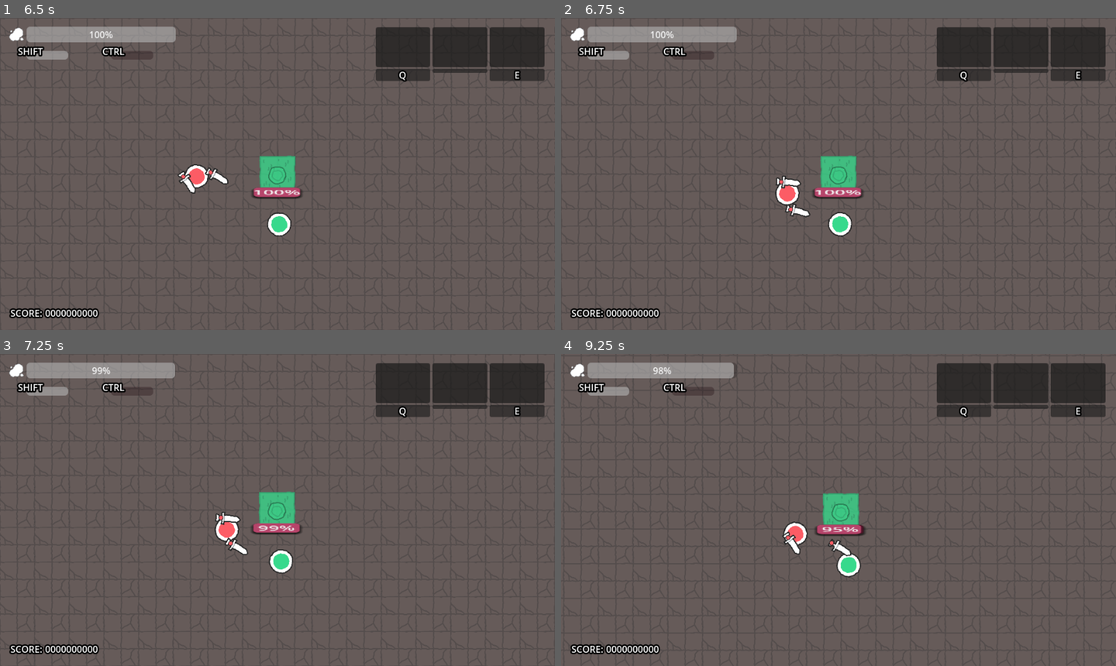
Above: before the commit, frames 1-4 (two rows, left to right).
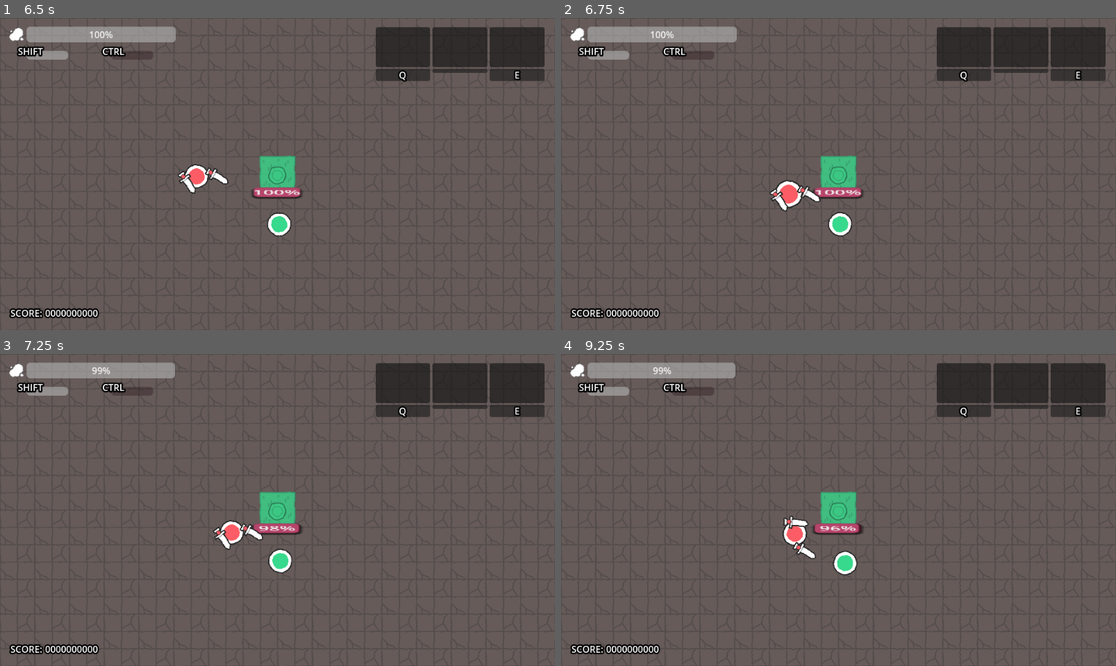
Above: after the commit, the same moments.

Repository: AndreeBurlamaqui/Gorgedot
Game: Godot game, scene res://Game/Scenes/family_defense.tscn
Two runs of this game, one before a commit and one after it. Both use one fixed random seed, a clock stepped at 60 frames per second and the inputs below.
Inputs (mouse positions are in pixels of both pictures, inside the frame that each line leads up to):
- Up to frame 1 (6.5 s): tap Enter at 0.5, 2, 3.5 s; move the mouse to (399, 158) at 0.52 s; tap Space at 1.25, 2.75, 4.25 s; move the mouse to (166, 189) at 1.27 s; move the mouse to (333, 105) at 2.02 s; move the mouse to (249, 236) at 2.77 s; move the mouse to (444, 220) at 3.52 s; move the mouse to (111, 127) at 4.27 s; move the mouse to (305, 174) at 5.02 s; move the mouse to (194, 96) at 5.77 s
- Up to frame 2 (6.75 s): move the mouse to (960, 158) at 6.52 s
- Up to frame 3 (7.25 s): no input
- Up to frame 4 (9.25 s): move the mouse to (727, 525) at 7.27 s; move the mouse to (894, 441) at 8.02 s; move the mouse to (810, 572) at 8.77 s

Frame 1 is identical in both runs. In frame 2, 0.5% of the frame differs, in the area x 37-47%, y 50-64%; in frame 3, 0.8%; in frame 4, 1.2%, in the area x 17-94%, y 2-99%.

Commit message:
+ Buildup feedback and animation on each weapon

Diff:
--- a/Game/Units/Enemies/EnemyController.gd
+++ b/Game/Units/Enemies/EnemyController.gd
@@ -89,6 +89,7 @@
 func _set_focus_target(newTarget):
 	_focusTarget = newTarget
 	# Set the offset that it'll try to search to
+	# This will make the enemies to be a bit different from each other
 	var random_direction = Vector2(randf_range(-1, 1), randf_range(-1, 1)).normalized()
 	var random_magnitude = randf_range(1, GetAttackDistance())
 	_targetOffset = random_direction * random_magnitude
--- a/Game/Units/Player/unit_player.tscn
+++ b/Game/Units/Player/unit_player.tscn
@@ -106,20 +106,20 @@
 scale = Vector2(1, 1)
 projectiles = Array[ExtResource("7_sb3n6")]([SubResource("Resource_us84q")])
 
-[node name="Timer" parent="GoopController/Ranged Weapon" index="0"]
-wait_time = 0.2
+[node name="Buildup Timer" parent="GoopController/Ranged Weapon" index="1"]
+wait_time = 0.05
 
-[node name="DropRaycast" parent="GoopController/Ranged Weapon" index="2"]
+[node name="DropRaycast" parent="GoopController/Ranged Weapon" index="3"]
 visible = false
 
-[node name="Weapon" parent="GoopController/Ranged Weapon" index="3"]
+[node name="Tip Position" parent="GoopController/Ranged Weapon" index="4"]
+position = Vector2(73.6883, 5.72205e-06)
+
+[node name="Weapon" parent="GoopController/Ranged Weapon" index="5"]
 visible = false
 
 [node name="Hitbox" parent="GoopController/Ranged Weapon/Weapon" index="2"]
 collision_mask = 32
-
-[node name="Tip Position" parent="GoopController/Ranged Weapon" index="4"]
-position = Vector2(73.6883, 5.72205e-06)
 
 [node name="Consume Check" type="Area2D" parent="." index="6"]
 collision_layer = 0
--- a/Game/Units/UnitController.gd
+++ b/Game/Units/UnitController.gd
@@ -125,3 +125,11 @@
 
 func can_pickup_weapon(possibleWeapon : WeaponBase) -> bool:
 	return possibleWeapon.unitOwner == null and currentWeapon == null
+
+func on_buildup_attack(delay : float):
+	var attackTween = get_tree().create_tween()
+	var expanded = Vector2.ONE * 1.35
+	attackTween.tween_property(bodyNode, "scale", expanded, delay * 0.5).set_ease(Tween.EASE_IN_OUT).set_trans(Tween.TRANS_BOUNCE)
+	attackTween.tween_property(bodyNode, "scale", expanded, delay * 0.35).set_ease(Tween.EASE_IN_OUT).set_trans(Tween.TRANS_BACK)
+	attackTween.tween_property(bodyNode, "scale", Vector2.ONE * 0.55, delay * 0.25).set_ease(Tween.EASE_OUT).set_trans(Tween.TRANS_BACK)
+	attackTween.tween_property(bodyNode, "scale", Vector2.ONE, 0.1).set_ease(Tween.EASE_OUT)
--- a/Game/Units/Weapons/WeaponBase.gd
+++ b/Game/Units/Weapons/WeaponBase.gd
@@ -7,6 +7,7 @@
 @export var dropRaycast : RayCast2D
 @export var animator : AnimationPlayer
 @export var visual : Sprite2D
+@export var _buildupTimer : Timer
 
 @export_group("VALUES")
 @export var dropForce = 500.0;
@@ -14,6 +15,8 @@
 @export var attack_distance := 125.0
 @export var max_durability := 5.0
 var durability := 5.0
+var attackCount := 0
+@export var _minAttackBuildup := 3
 
 @export_group("ANIMATIONS")
 @export var onPickAnimation : String
@@ -42,6 +45,7 @@
 
 func Reset():
 	durability = max_durability
+	attackCount = 0
 
 func TryUse(user : UnitController):
 	pass
@@ -138,3 +142,19 @@
 
 	PlayAnimation("RESET")
 	Reset()
+
+func _await_buildup(user : UnitController):
+	if user == null :
+		return
+
+#	# Play the buildup if min attack buildup is above attack count
+#	if attackCount % _minAttackBuildup > 0 :
+#		# Cooldown to attack again
+#		cooldownTimer.start()
+#		return
+
+	# Above combo count, requires new buildup
+	user.on_buildup_attack(_buildupTimer.wait_time)
+	_buildupTimer.start()
+	await _buildupTimer.timeout
+	cooldownTimer.start()
--- a/Game/Units/Weapons/WeaponMelee.gd
+++ b/Game/Units/Weapons/WeaponMelee.gd
@@ -5,7 +5,6 @@
 @export var impulseForce := 1
 
 var isAttacking := false
-var attackCount := 0
 
 func _ready() -> void:
 	super._ready()
@@ -13,30 +12,14 @@
 
 func TryUse(user : UnitController):
 	# Check if can do the main action
-	if !cooldownTimer.is_stopped():
-		return
+	if !cooldownTimer.is_stopped() or !_buildupTimer.is_stopped():
+		return false
 
 	if isAttacking || animator.is_playing():
-		return
+		return false
 
-	isAttacking = true
-	user.canAim = false
-	user.canMove = false
-	PlayAnimation(comboAnimation[attackCount % comboAnimation.size()])
-	user.ApplyImpulse(TinyMath.rotation_to_direction(user.rotation), impulseForce)
-
-	await animator.animation_finished
-	if user != null:
-		user.canMove = true
-		user.canAim = true
-
-	isAttacking = false
-
-	# Cooldown to attack again
-	cooldownTimer.start()
-	await cooldownTimer.timeout
-
-	attackCount += 1
+	_on_use_weapon(user)
+	return true
 
 func TryThrow(user : UnitController):
 	while isAttacking: # Some sort of "queue" the input
@@ -45,5 +28,23 @@
 	super.TryThrow(user)
 
 func Reset():
-	attackCount = 0
 	isAttacking = false
+
+func _on_use_weapon(user : UnitController) :
+	isAttacking = true
+	user.canAim = false
+	user.canMove = false
+
+	await _await_buildup(user)
+
+	PlayAnimation(comboAnimation[attackCount % comboAnimation.size()])
+	if user != null:
+		user.ApplyImpulse(TinyMath.rotation_to_direction(user.rotation), impulseForce)
+
+	await animator.animation_finished
+	if user != null:
+		user.canMove = true
+		user.canAim = true
+
+	isAttacking = false
+	attackCount += 1
--- a/Game/Units/Weapons/WeaponRanged.gd
+++ b/Game/Units/Weapons/WeaponRanged.gd
@@ -9,16 +9,20 @@
 
 func TryUse(user : UnitController) -> bool :
 	# Check if can do the main action
-	if !cooldownTimer.is_stopped():
+	if !cooldownTimer.is_stopped() or !_buildupTimer.is_stopped():
 		return false
 
 	# Instantiate the current projectile towards aim/unit rotation
 	if projectiles.size() <= 0:
 		return false
 
+	_on_use_weapon(user)
+	return true
+
+func _on_use_weapon(user : UnitController) :
+	await _await_buildup(user)
+
 	for proj in projectiles:
 		proj.Shoot(self, unitOwner)
 
-	# Add cooldown
-	cooldownTimer.start()
-	return true
+	attackCount += 1
--- a/Game/Units/Weapons/red_wand.tscn
+++ b/Game/Units/Weapons/red_wand.tscn
@@ -13,14 +13,16 @@
 angle = Vector2(15, -15)
 randomAngle = false
 
-[node name="Red Wand" instance=ExtResource("1_rqisv")]
+[node name="Red Wand" node_paths=PackedStringArray("cooldownTimer") instance=ExtResource("1_rqisv")]
 projectiles = Array[ExtResource("3_1n3wf")]([SubResource("Resource_4fksk")])
+cooldownTimer = NodePath("Timer")
 attack_distance = 500.0
 
-[node name="Timer" parent="." index="0"]
+[node name="Timer" type="Timer" parent="." index="0"]
 wait_time = 2.0
+one_shot = true
 
-[node name="Weapon" parent="." index="3"]
+[node name="Weapon" parent="." index="6"]
 position = Vector2(42, -80)
 rotation = -0.856598
 
--- a/Game/Units/Weapons/weapon_base.tscn
+++ b/Game/Units/Weapons/weapon_base.tscn
@@ -129,21 +129,26 @@
 [sub_resource type="RectangleShape2D" id="RectangleShape2D_hb1hd"]
 size = Vector2(50, 122)
 
-[node name="Weapon" type="Node2D" node_paths=PackedStringArray("weaponHolder", "cooldownTimer", "pickupArea", "dropRaycast", "animator", "visual", "handSprites")]
+[node name="Weapon" type="Node2D" node_paths=PackedStringArray("weaponHolder", "cooldownTimer", "pickupArea", "dropRaycast", "animator", "visual", "_buildupTimer", "handSprites")]
 scale = Vector2(0.5, 0.5)
 script = ExtResource("1_i71gw")
 weaponHolder = NodePath("Weapon")
-cooldownTimer = NodePath("Timer")
+cooldownTimer = NodePath("Cooldown Timer")
 pickupArea = NodePath("Weapon/PickArea")
 dropRaycast = NodePath("DropRaycast")
 animator = NodePath("AnimationPlayer")
 visual = NodePath("Weapon/Visual")
+_buildupTimer = NodePath("Buildup Timer")
 onPickAnimation = "pickup_animation"
 onDropAnimation = "drop_animation"
 handSprites = [NodePath("Weapon/Visual/Left Hand"), NodePath("Weapon/Visual/Right Hand")]
 
-[node name="Timer" type="Timer" parent="."]
+[node name="Cooldown Timer" type="Timer" parent="."]
 wait_time = 0.4
+one_shot = true
+
+[node name="Buildup Timer" type="Timer" parent="."]
+wait_time = 0.15
 one_shot = true
 
 [node name="AnimationPlayer" type="AnimationPlayer" parent="."]
--- a/Game/Units/Weapons/weapon_daggers.tscn
+++ b/Game/Units/Weapons/weapon_daggers.tscn
@@ -438,16 +438,10 @@
 comboAnimation = Array[String](["dagger_combo_1", "dagger_combo_2"])
 impulseForce = 150
 
-[node name="Timer" parent="." index="0"]
-wait_time = 0.05
-
-[node name="AnimationPlayer" parent="." index="1"]
+[node name="AnimationPlayer" parent="." index="2"]
 libraries = {
 "": SubResource("AnimationLibrary_n6t80")
 }
-
-[node name="DropRaycast" parent="." index="2"]
-position = Vector2(0, -110)
 
 [node name="Weapon2" type="Node2D" parent="." index="3"]
 position = Vector2(-40, -84)
@@ -469,7 +463,10 @@
 shape = SubResource("RectangleShape2D_4bcc3")
 debug_color = Color(0.776471, 0, 0.235294, 0.419608)
 
-[node name="Weapon" parent="." index="4"]
+[node name="DropRaycast" parent="." index="4"]
+position = Vector2(0, -110)
+
+[node name="Weapon" parent="." index="5"]
 position = Vector2(45, -64)
 rotation = 0.427205
 
--- a/Game/Units/Weapons/weapon_pole.tscn
+++ b/Game/Units/Weapons/weapon_pole.tscn
@@ -209,13 +209,13 @@
 dropForce = 700.0
 dropSpeed = 1500
 
-[node name="AnimationPlayer" parent="." index="1"]
+[node name="AnimationPlayer" parent="." index="2"]
 libraries = {
 "": SubResource("AnimationLibrary_yutkk"),
 "Base_Weapon_Library": SubResource("AnimationLibrary_wl02v")
 }
 
-[node name="Weapon" parent="." index="3"]
+[node name="Weapon" parent="." index="4"]
 position = Vector2(0, -25)
 rotation = 0.0
 
--- a/Game/Units/Weapons/weapon_sword.tscn
+++ b/Game/Units/Weapons/weapon_sword.tscn
@@ -214,16 +214,14 @@
 script = ExtResource("3_0ce4n")
 comboAnimation = Array[String](["sword_combo_1", "sword_combo_2"])
 impulseForce = 500
-
-[node name="Timer" parent="." index="0"]
-wait_time = 0.25
-
-[node name="AnimationPlayer" parent="." index="1"]
+_minAttackBuildup = 2
+
+[node name="AnimationPlayer" parent="." index="2"]
 libraries = {
 "": SubResource("AnimationLibrary_ufgfy")
 }
 
-[node name="Weapon" parent="." index="3"]
+[node name="Weapon" parent="." index="4"]
 position = Vector2(-5, 46)
 rotation = 3.90161
 
